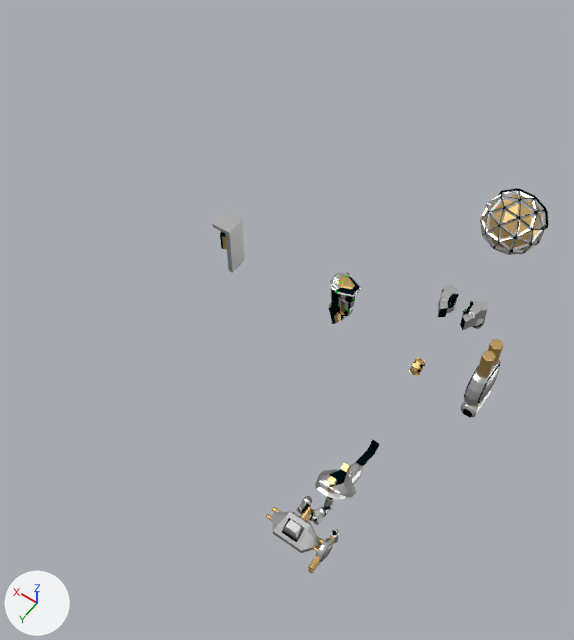
An edit to the Blender file proyecto/Assets/Models/robotBase.blend, drawn before and after from the same camera.
One viewpoint serves both versions: a camera (50 mm lens) standing at (-3.98, 11.93, 16.57) and looking at (3.85, 0.97, -0.66). The axes (+X, +Y, +Z) are drawn at lower left. The lights are the same throughout.

The first picture shows 'Icosphere', 'LegJoint1', 'head', 'hips', 'leftArm', 'leftShoulder', 'legDown', 'rightArm', 'rightShoulder', 'torsoBase'.
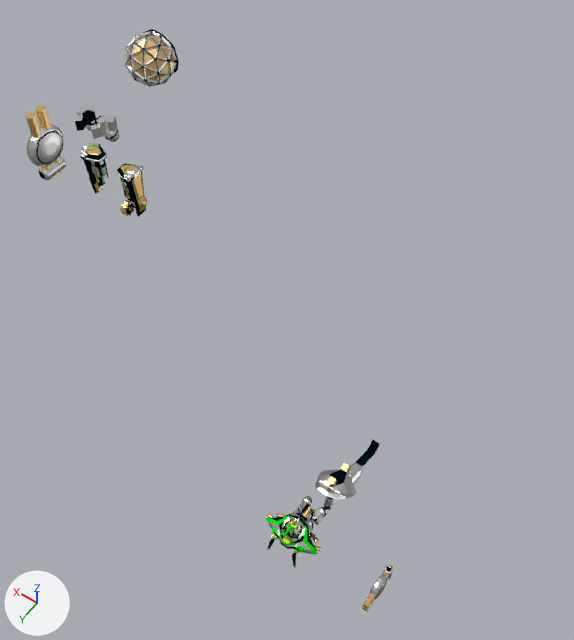
Boxes [x1, y1, x2, y2] around the edits, measured in the pictures (574 x 640 px):
'Icosphere', moved: before [480, 188, 549, 255]; after [125, 29, 179, 87]
'leftShoulder', moved: before [461, 339, 504, 418]; after [25, 106, 66, 180]
'rightArm', reshaped, moved (11% shorter): before [212, 212, 245, 273]; after [116, 163, 147, 217]
'leftArm', moved: before [329, 272, 361, 324]; after [81, 143, 108, 194]
'hips', moved: before [438, 284, 487, 330]; after [75, 105, 119, 142]
'torsoBase', reshaped (32% taller): before [266, 507, 324, 553]; after [265, 507, 321, 568]
'rightShoulder', moved: before [308, 529, 339, 573]; after [362, 565, 393, 611]
'LegJoint1', moved: before [410, 358, 425, 376]; after [120, 200, 135, 216]
'head', reshaped, moved (19% wider, 24% taller): before [283, 520, 303, 540]; after [278, 516, 302, 541]
part 1 of me_cube_011, rebuilt (11% shorter): before [212, 212, 245, 273]; after [116, 163, 147, 217]
part 2 of me_cube_011, added: after [121, 181, 132, 201]
part 3 of me_cube_011, deleted: before [220, 231, 227, 250]
part 5 of me_cube_005, rebuilt: before [266, 514, 319, 552]; after [268, 514, 321, 551]
part 6 of me_cube_005, added: after [276, 513, 319, 544]
part 7 of me_cube_005, built on: before [272, 507, 324, 553]; after [265, 511, 318, 568]

Diff of the bpy script that builds the scene:
```diff
--- a/proyecto/Assets/Models/robotBase.blend.py
+++ b/proyecto/Assets/Models/robotBase.blend.py
@@ me_cube_011 @@
-me_cube_011.from_pydata(...)  # 62 vertices, 32 faces; spans x -0.3..0.3, y -0.3..0.29, z -0.95..0.73
+me_cube_011.from_pydata(...)  # 404 vertices, 378 faces; spans x -0.37..0.42, y -0.39..0.37, z -0.95..0.89
+# me_cube_011 part 1: the loose piece of 16 vertices spanning x -0.3..0.3, y -0.3..0.29, z -0.95..0.73 is rebuilt with 172 vertices and now spans x -0.37..0.42, y -0.39..0.37, z -0.95..0.89
+# me_cube_011 part 2: a new loose piece of 196 vertices spanning x -0.03..0.37, y -0.21..0.2, z -0.61..0.31
+# me_cube_011 part 3: 46 vertices removed from x -0.15..0.17, y -0.16..0.16, z -0.29..0.6
 me_cube_011.materials.append(mat_plating)
@@ me_cube_011 @@
 me_cube_011.materials.append(mat_brass)
+me_cube_011.materials.append(mat_player2mat)  # green #00e709
@@ me_cube_005 @@
-me_cube_005.from_pydata(...)  # 264 vertices, 217 faces; spans x -0.723..0.0, y -0.37..0.566, z -0.546..0.316
+me_cube_005.from_pydata(...)  # 468 vertices, 449 faces; spans x -0.709..0.0, y -0.37..0.793, z -0.546..0.408
+# me_cube_005 part 5: the loose piece of 33 vertices spanning x -0.723..-0.482, y 0.274..0.376, z -0.052..0.05 is rebuilt with 41 vertices and now spans x -0.698..-0.339, y 0.242..0.368, z -0.049..0.053
+# me_cube_005 part 6: a new loose piece of 41 vertices spanning x -0.563..-0.219, y 0.072..0.229, z -0.052..0.049, in mat_brass
+# me_cube_005 part 7: 20 vertices moved from x -0.385..0.0, y -0.015..0.566, z -0.308..0.312 to x -0.244..0.0, y -0.085..0.552, z -0.308..0.27; 71 vertices removed from x -0.715..0.0, y -0.015..0.566, z -0.312..0.316; 226 vertices added at x -0.709..0.0, y -0.082..0.793, z -0.477..0.408
 me_cube_005.materials.append(mat_plating)
@@ me_cube_005 @@
 me_cube_005.materials.append(mat_brass)
-me_cube_005.materials.append(mat_highlight)
 me_cube_005.materials.append(mat_core)
+me_cube_005.materials.append(mat_player2mat)  # green #00e709
@@ me_cube_010 @@
-me_cube_010.from_pydata(...)  # 20 vertices, 18 faces; spans x -0.174..0.174, y -0.146..0.102, z -0.158..0.096
+me_cube_010.from_pydata(...)  # 401 vertices, 368 faces; spans x 0.0..0.297, y -0.21..0.383, z -0.148..0.35
+# me_cube_010 part 4: 20 vertices removed from x -0.174..0.174, y -0.146..0.102, z -0.158..0.096; 401 vertices added at x 0.0..0.297, y -0.21..0.383, z -0.148..0.35
 me_cube_010.materials.append(mat_plating)
+me_cube_010.materials.append(mat_interior)
+me_cube_010.materials.append(mat_core)  # green #6fc000
+me_cube_010.materials.append(mat_brass)
+me_cube_010.materials.append(mat_player2mat)  # green #00e709
@@ ob_icosphere @@
 ob_icosphere = bpy.data.objects.new('Icosphere', me_icosphere)
-ob_icosphere.location = (0.19, -4.82, 0.09)
+ob_icosphere.location = (13.96, -4.82, 0.09)
@@ ob_rightarm @@
 ob_rightarm = bpy.data.objects.new('rightArm', me_cube_011)
-ob_rightarm.location = (6.59, 0.0, 0.0)
+ob_rightarm.location = (10.25, 0.0, 0.0)
 _m = ob_rightarm.modifiers.new('Bevel', 'BEVEL')
@@ ob_leftarm @@
 ob_leftarm = bpy.data.objects.new('leftArm', me_cube_007)
-ob_leftarm.location = (2.6, 0.0, 0.0)
+ob_leftarm.location = (11.64, 0.0, 0.0)
 _m = ob_leftarm.modifiers.new('Bevel', 'BEVEL')
@@ ob_rightshoulder @@
 ob_rightshoulder = bpy.data.objects.new('rightShoulder', me_cylinder_000)
-ob_rightshoulder.location = (-0.67, 6.06, 0.0)
+ob_rightshoulder.location = (-2.04, 6.06, 0.0)
 _m = ob_rightshoulder.modifiers.new('Bevel', 'BEVEL')
@@ ob_head @@
 ob_head = bpy.data.objects.new('head', me_cube_010)
-ob_head.location = (0.0, 6.15, 0.28)
+ob_head.location = (0.0, 6.15, 0.27)
 _m = ob_head.modifiers.new('Bevel', 'BEVEL')
@@ ob_leftshoulder @@
 ob_leftshoulder = bpy.data.objects.new('leftShoulder', me_cylinder_009)
-ob_leftshoulder.location = (0.0, 0.92, 0.0)
+ob_leftshoulder.location = (14.26, 0.92, 0.0)
 _m = ob_leftshoulder.modifiers.new('Bevel', 'BEVEL')
@@ ob_legjoint1 @@
 ob_legjoint1 = bpy.data.objects.new('LegJoint1', me_cylinder_003)
-ob_legjoint1.location = (0.0, 0.7, 0.0)
+ob_legjoint1.location = (9.84, 0.7, 0.0)
 _m = ob_legjoint1.modifiers.new('Mirror', 'MIRROR')
@@ ob_hips @@
 ob_hips = bpy.data.objects.new('hips', me_sphere)
-ob_hips.location = (0.0, -1.61, 0.0)
+ob_hips.location = (13.33, -1.61, 0.0)
 _m = ob_hips.modifiers.new('Bevel', 'BEVEL')
```
